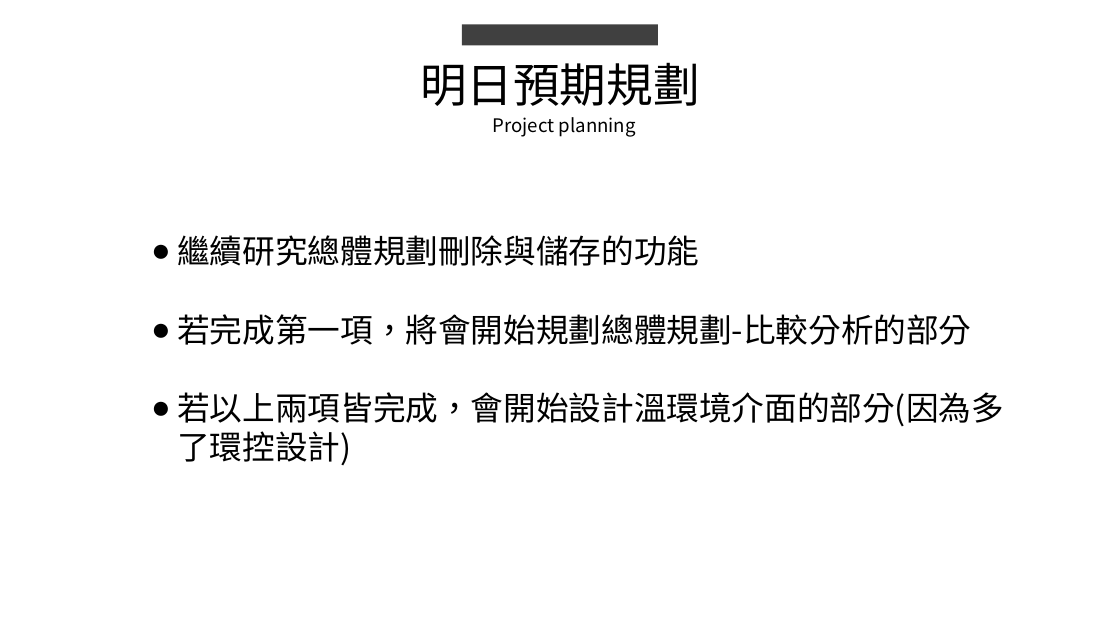
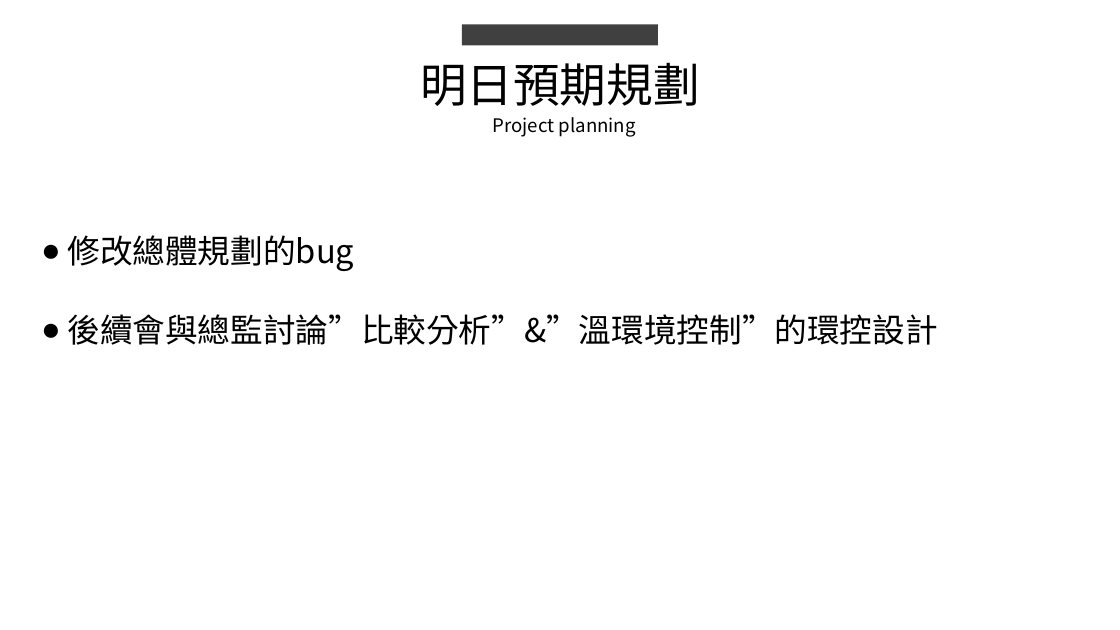
Before and after one commit to king637324/KnowledgeGreenhouseSystem, a slide deck: slide 5 of 工作日報_葉柏漢/2021.07.08(晚上加班)&2021.07.09工作日報_葉柏漢.pptx (slide 3 before the commit). Drawn at 1120x630 pixels with LibreOffice and Linux fonts; fonts in the diff are those of the drawing. Boxes give left, top, right and bottom in pixels: in the first picture for what was removed or moved away, otherwise in the second. Text is boxed around its words. In the diff, an @@ line names an element or a change of style, - is before the commit and + after.

```diff
--- a/工作日報_葉柏漢/2021.07.08(晚上加班)&2021.07.09工作日報_葉柏漢.pptx
+++ b/工作日報_葉柏漢/2021.07.08(晚上加班)&2021.07.09工作日報_葉柏漢.pptx
@@ text at [67,235,937,345]: text changed @@
-● 繼續研究總體規劃刪除與儲存的功能
-● 若完成第一項，將會開始規劃總體規劃-比較分析的部分
-● 若以上兩項皆完成，會開始設計溫環境介面的部分(因為多了環控設計)
+● 修改總體規劃的bug
+● 後續會與總監討論”比較分析”&”溫環境控制”的環控設計
```
Also in this commit, not shown: 1 other slide changed, 2 slides added, 5 other files.
